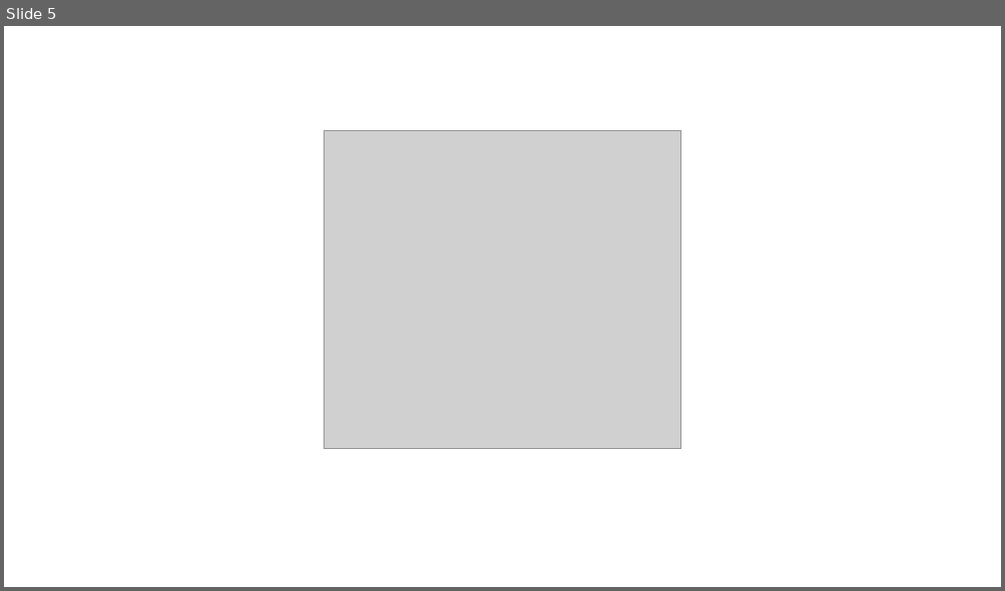
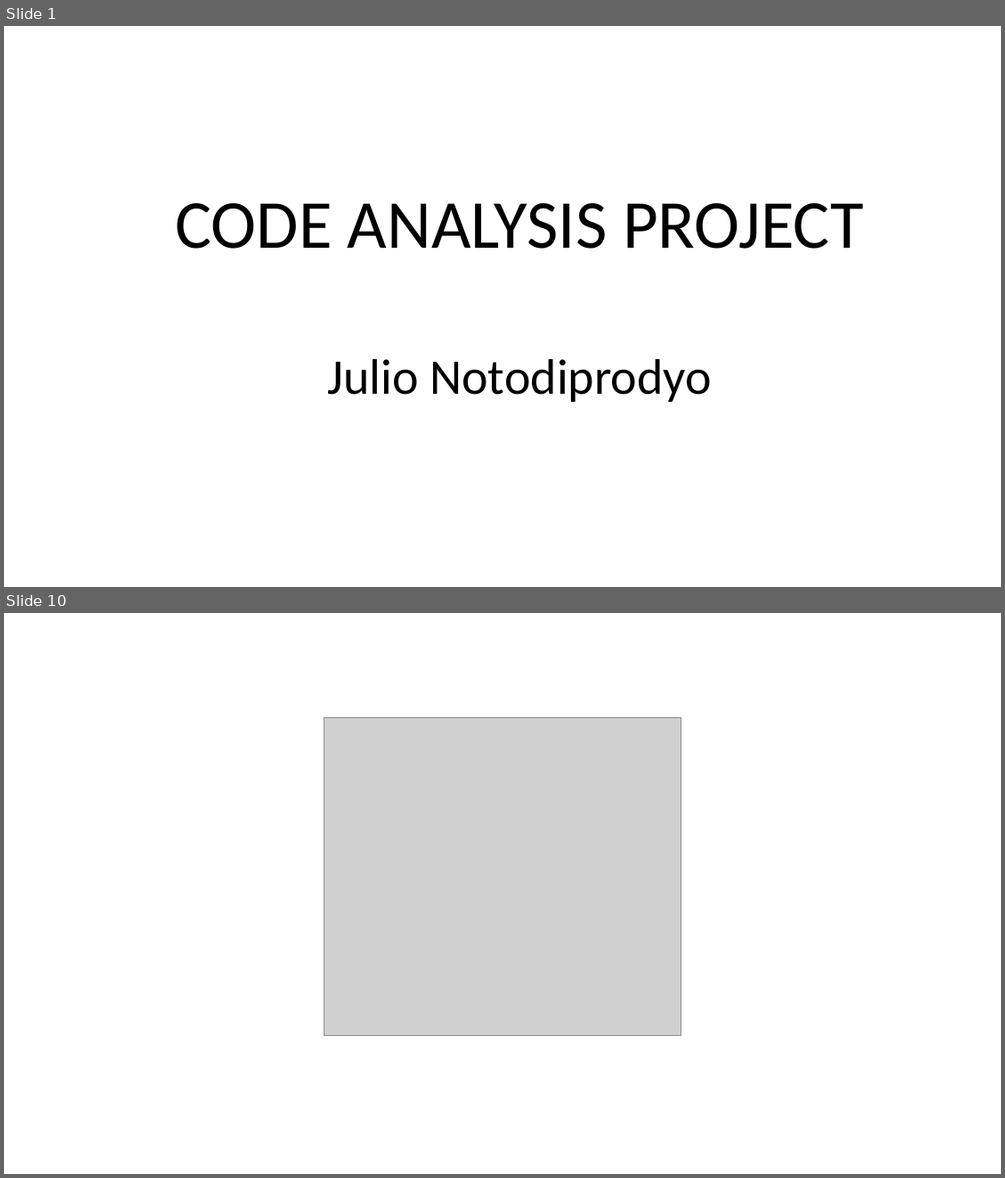
Before and after one commit to njulioiyoo/code-analysis-laravel-nodejs, a slide deck: slides/JNO - Sharing Session Code Analysis.pptx. Shown one above the other, each under a label of ours: slide 5 before the commit, slides 1 and 10 after it; the slides between them are not shown. The pictures are 1005x591 and 1005x1178 pixels, drawn with LibreOffice and Linux fonts; fonts in the diff are those of the drawing; grey boxes stand for pictures; background and template pictures are left out. Boxes give left, top, right and bottom in pixels: in the first picture for what was removed or moved away, otherwise in the second. Text is boxed around its words. In the diff, an @@ line names an element or a change of style, - is before the commit and + after.

```diff
--- a/slides/JNO - Sharing Session Code Analysis.pptx
+++ b/slides/JNO - Sharing Session Code Analysis.pptx
@@ slide 1 added at (x1=4, y1=26, x2=1001, y2=587), background picture (left out) @@
@@ text added at (x1=175, y1=203, x2=864, y2=402), 66 pt, text #000000 @@
+CODE ANALYSIS PROJECT
+Julio Notodiprodyo
@@ what was slide 5 is now slide 10 @@
```
Also in this commit, not shown: 8 other slides added, 4 slides removed, 25 other files.
